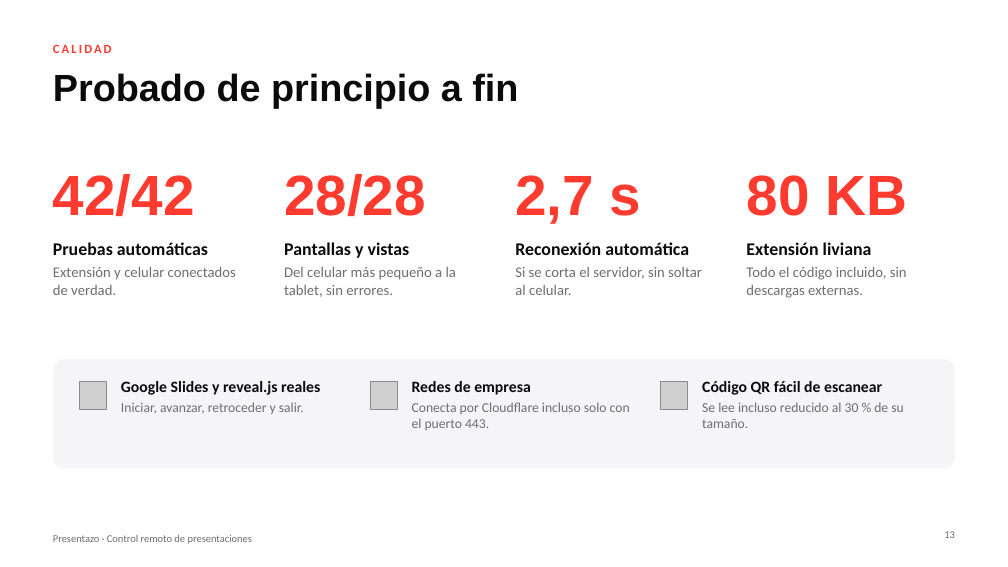
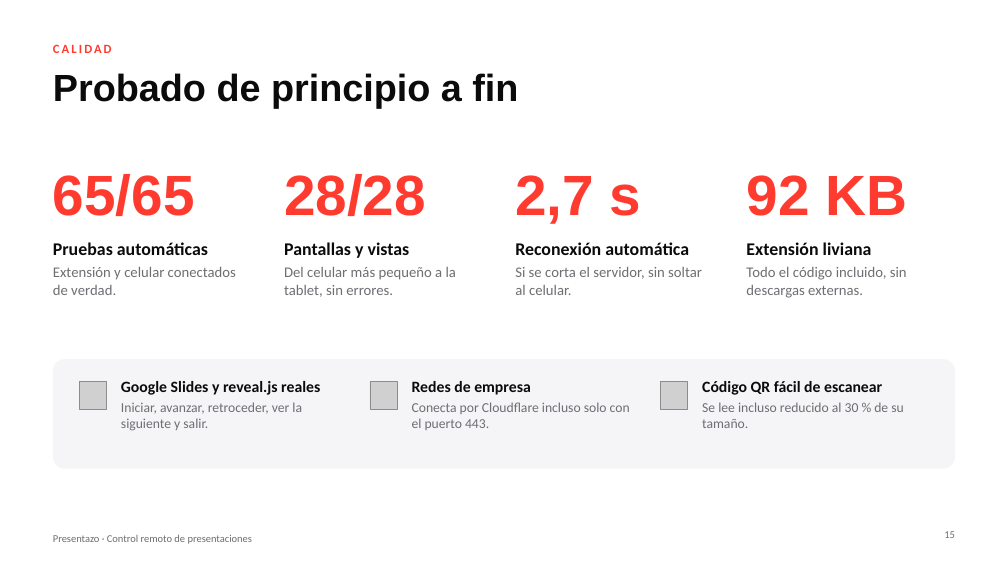
Before and after one commit to mjmc4498/presentazo, a slide deck: slide 15 of presentacion/presentazo.pptx (slide 13 before the commit). Drawn at 1008x567 pixels with LibreOffice and Linux fonts; fonts in the diff are those of the drawing; grey boxes stand for pictures. Boxes give left, top, right and bottom in pixels: in the first picture for what was removed or moved away, otherwise in the second. Text is boxed around its words. In the diff, an @@ line names an element or a change of style, - is before the commit and + after.

```diff
--- a/presentacion/presentazo.pptx
+++ b/presentacion/presentazo.pptx
@@ text at bbox=[53, 174, 195, 216]: text changed @@
-42/42
+65/65
@@ text at bbox=[746, 175, 907, 216]: text changed @@
-80 KB
+92 KB
@@ text at bbox=[121, 402, 302, 431]: text changed @@
-Iniciar, avanzar, retroceder y salir.
+Iniciar, avanzar, retroceder, ver la siguiente y salir.
```
Also in this commit, not shown: 2 other slides changed, 2 slides added, 3 other files.
